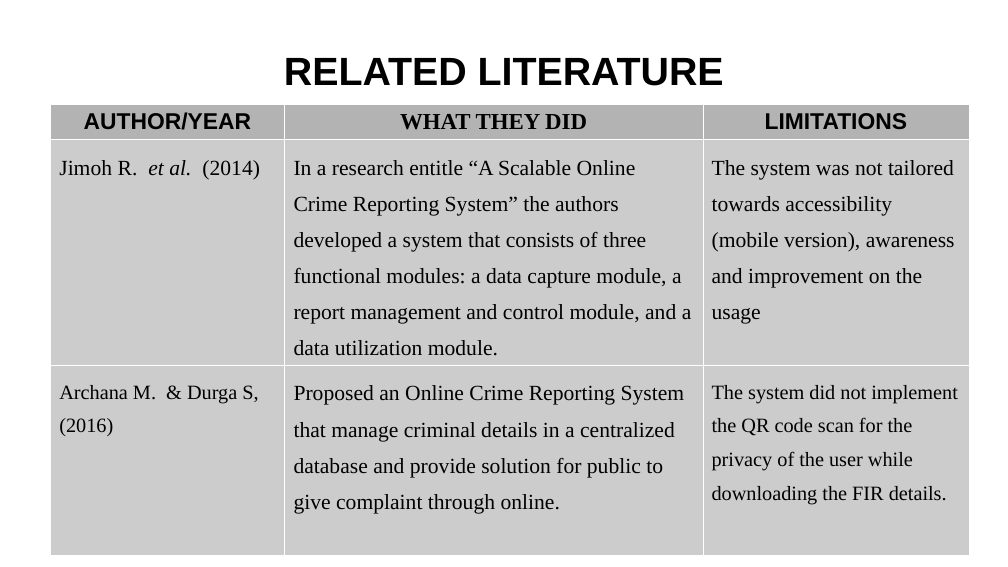
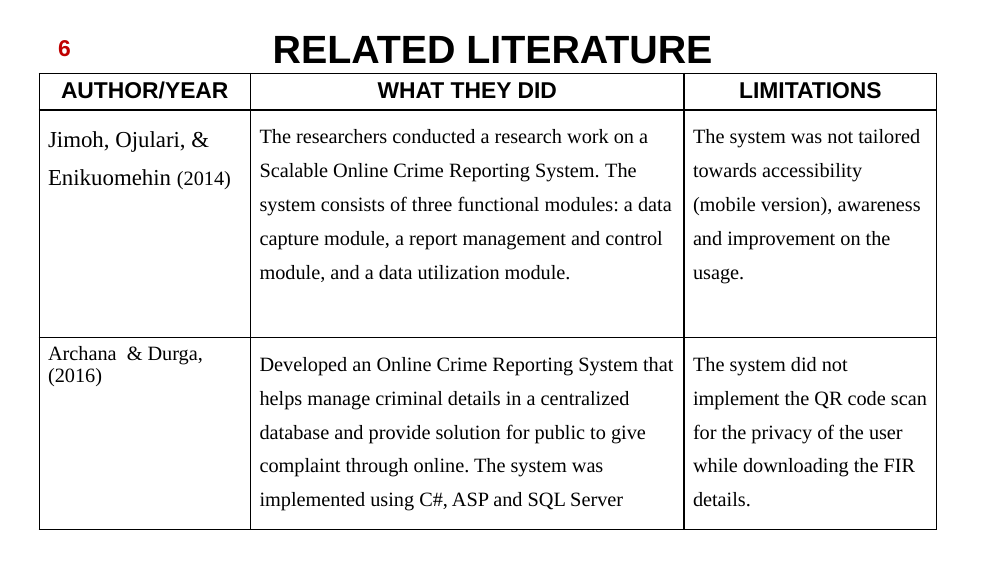
Before and after one commit to Jackieriel/crime-reporting-system, a slide deck: slide 7 of PAPER WORK/TESSY MAIN WORK/NOVEMBER/ETUKUDOH UNWANA THERESA CRIME SYSTEM.pptx. Drawn at 1008x567 pixels with LibreOffice and Linux fonts; fonts in the diff are those of the drawing; background and template pictures are left out. Boxes give left, top, right and bottom in pixels: in the first picture for what was removed or moved away, otherwise in the second. Text is boxed around its words. In the diff, an @@ line names an element or a change of style, - is before the commit and + after.

```diff
--- a/PAPER WORK/TESSY MAIN WORK/NOVEMBER/ETUKUDOH UNWANA THERESA CRIME SYSTEM.pptx
+++ b/PAPER WORK/TESSY MAIN WORK/NOVEMBER/ETUKUDOH UNWANA THERESA CRIME SYSTEM.pptx
@@ text "RELATED LITERATURE": place and size @@
-text "RELATED LITERATURE" at <box>284,58,724,86</box>
+text "RELATED LITERATURE" at <box>273,36,712,64</box>
@@ text added at <box>58,40,71,57</box>, 18 pt, text #C00000, bold @@
+6
@@ table at <box>39,73,938,530</box> @@
-row 2: Jimoh R. et al. (2014) | In a research entitle “A Scalable Online Crime Reporting System” the authors developed a system that consists of three functional modules: a data capture module, a report management and control module, and a data utilization module. | The system was not tailored towards accessibility (mobile version), awareness and improvement on the usage
+row 2: Jimoh, Ojulari, & Enikuomehin (2014) | The researchers conducted a research work on a Scalable Online Crime Reporting System. The system consists of three functional modules: a data capture module, a report management and control module, and a data utilization module. | The system was not tailored towards accessibility (mobile version), awareness and improvement on the usage.
-row 3, column 1: Archana M. & Durga S, (2016)
+row 3, column 1: Archana & Durga, (2016)
-row 3, column 2: Proposed an Online Crime Reporting System that manage criminal details in a centralized database and provide solution for public to give complaint through online.
+row 3, column 2: Developed an Online Crime Reporting System that helps manage criminal details in a centralized database and provide solution for public to give complaint through online. The system was implemented using C#, ASP and SQL Server
@@ fill #B3B3B3 to none in row 1 @@
@@ fill #CCCCCC to none in 6 cells @@
@@ font Times New Roman to Arial in "WHAT THEY DID" @@
@@ borders changed @@
@@ table: place and size @@
-table at <box>50,104,970,567</box>
+table at <box>39,73,938,530</box>
```
Also in this commit, not shown: 11 other slides changed, 54 other files.
